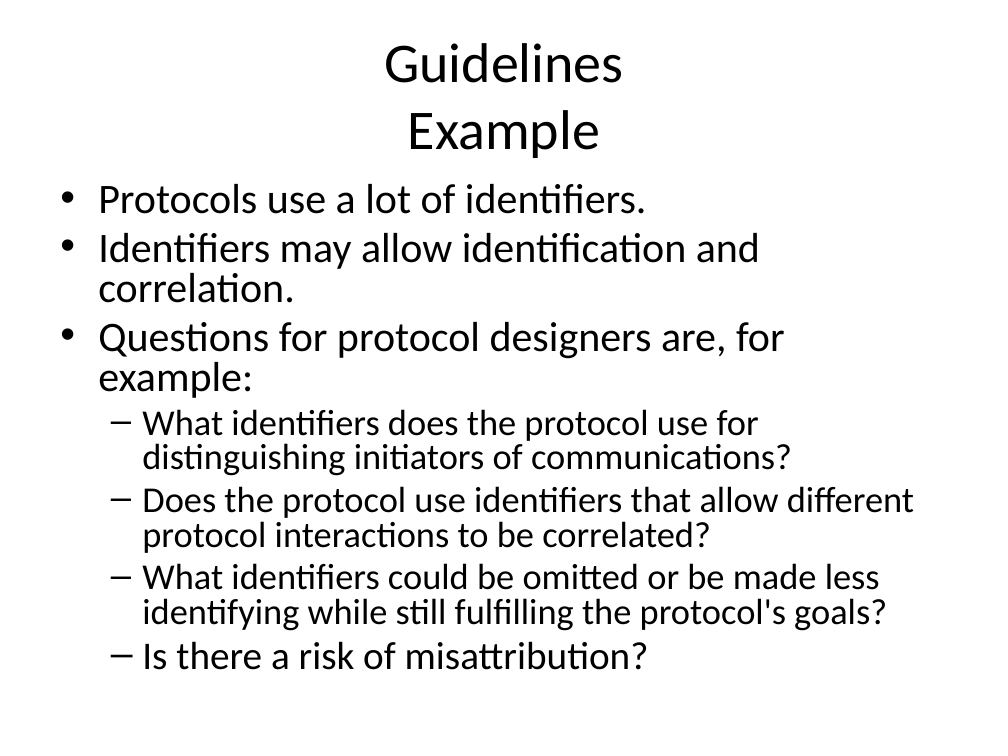
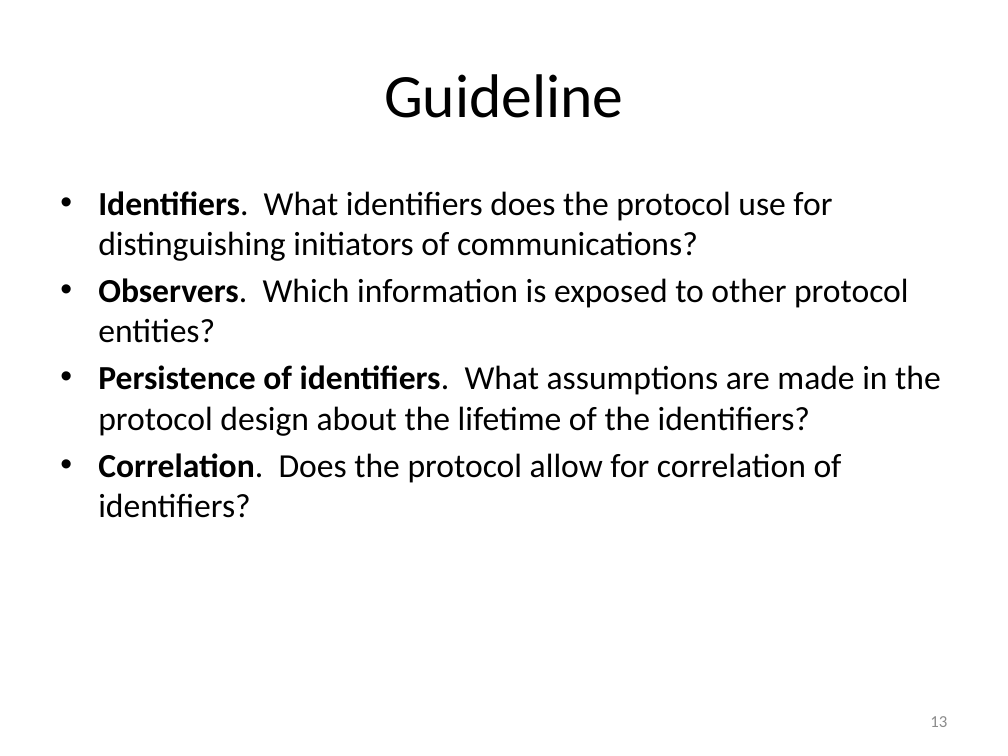
Before and after one commit to hannestschofenig/tschofenig-ids, a slide deck: slide 13 of PrivacyTutorial/iab-privacy-considerations.pptx (slide 25 before the commit). Drawn at 1008x756 pixels with LibreOffice and Linux fonts; fonts in the diff are those of the drawing. Boxes give left, top, right and bottom in pixels: in the first picture for what was removed or moved away, otherwise in the second. Text is boxed around its words. In the diff, an @@ line names an element or a change of style, - is before the commit and + after.

```diff
--- a/PrivacyTutorial/iab-privacy-considerations.pptx
+++ b/PrivacyTutorial/iab-privacy-considerations.pptx
@@ title at [384,74,623,118]: text changed; size 40 to 44 pt @@
-Guidelines
-Example
+Guideline
@@ text at [98,191,941,518]: text changed; size 26 to 24 pt @@
-• Protocols use a lot of identifiers.
-• Identifiers may allow identification and correlation.
-• Questions for protocol designers are, for example:
-  – What identifiers does the protocol use for distinguishing initiators of communications?
-  – Does the protocol use identifiers that allow different protocol interactions to be correlated?
-  – What identifiers could be omitted or be made less identifying while still fulfilling the protocol's goals?
-  – Is there a risk of misattribution?
+• Identifiers. What identifiers does the protocol use for distinguishing initiators of communications?
+• Observers. Which information is exposed to other protocol entities?
+• Persistence of identifiers. What assumptions are made in the protocol design about the lifetime of the identifiers?
+• Correlation. Does the protocol allow for correlation of identifiers?
@@ page number added at [930,716,947,727], 12 pt, text #8C8C8C @@
+13
```
Also in this commit, not shown: 17 other slides changed, 3 slides added, 18 slides removed.
